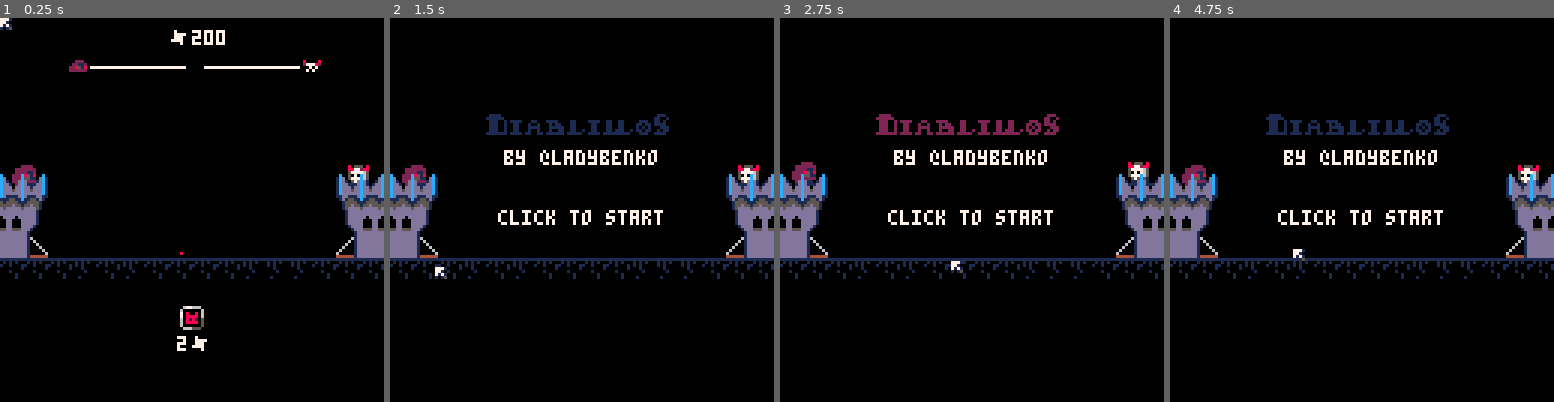
Above: before the commit, frames 1-4 (left to right).
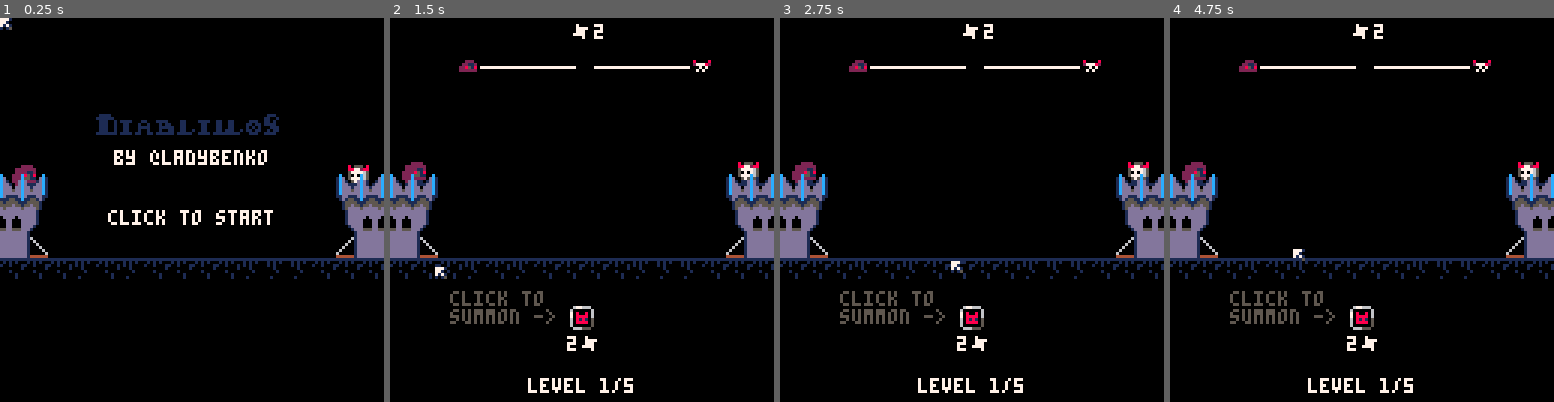
Above: after the commit, the same moments.

Repository: belen-albeza/ldjam-55
Game: PICO-8 cartridge ld55.p8
The game is run twice, just before and just after one commit, with the same random seed, the same clock (stepped at 60 frames per second) and the same inputs.
Inputs (mouse positions are in pixels of both pictures, inside the frame that each line leads up to):
- Up to frame 1 (0.25 s): no input
- Up to frame 2 (1.5 s): click (670, 121) at 0.67 s; tap O (Z key) at 0.7 s; click (436, 267) at 1.22 s
- Up to frame 3 (2.75 s): tap O (Z key) at 1.7, 2.1, 2.5 s; click (887, 114) at 1.77 s; click (952, 259) at 2.32 s
- Up to frame 4 (4.75 s): click (1404, 106) at 2.87 s; tap O (Z key) every 0.4 s from 2.9 to 4.5 s; click (1465, 256) at 3.42 s; click (1231, 102) at 3.97 s; click (1292, 248) at 4.52 s

The runs differ from the first frame. In frame 1, 3.7% of the frame differs, in the area x 17-84%, y 3-87%; in frame 2, 5.1%, in the area x 3-97%, y 1-98%; in frame 3, 4.8%; in frame 4, 5.1%.

Commit message:
add tutorial and multiple levels

Diff:
--- a/ld55.p8
+++ b/ld55.p8
@@ -6,16 +6,18 @@
 screen=nil
 
 function _init()
-	debug=true
+	debug=false
 	reset_game()
 
-	--init_start()
-	reset_level()
+	init_start()
+	--reset_level()
 end
 
 function reset_game()
 	poke(0x5f2d,0x3)
 	screen="start"
+	level=1
+	max_level=5
 
 	minions={}
 	towers={}
@@ -68,6 +70,8 @@
 	end
 end
 
+-- start screen
+
 function init_start()
 	towers={}
 	spawn_tower(0,100)
@@ -103,6 +107,17 @@
 	print(txt,text_center(txt,64),64,7)
 
 	draw_mouse()
+end
+
+-- level screen
+
+function next_level()
+	level+=1
+	if level<=max_level then
+		reset_level()
+	else
+		init_victory()
+	end
 end
 
 function draw_level()
@@ -120,13 +135,13 @@
 	foreach(bars,draw_bar)
 	foreach(buttons,draw_button)
 	draw_mouse()
+
+	if debug then
+		print(minion_spawn_ratio,0,0,7)
+	end
 end
 
 function update_level()
-	if debug and btnp(🅾️) then
-		init_victory()
-	end
-
 	t+=1
 
 	update_mouse()
@@ -151,37 +166,54 @@
 	screen="level"
 	souls=2
 	towers={}
+	minions={}
+	pickups={}
+
+	local baddie_life=level*20
+	if level<3 then
+		baddie_life=level*10
+	end
+
 	if debug then
 		souls=200
-	end
-
-	ally_t=spawn_tower(0,1)
-	baddie_t=spawn_tower(112,1)
+		baddie_life=level*10
+	end
+
+	ally_t=spawn_tower(0,100)
+	baddie_t=spawn_tower(112,baddie_life)
 
 	ally_bar=make_bar(22,16,32,1,ally_t.life,ally_t.life,83)
 	baddie_bar=make_bar(68,16,32,1,baddie_t.life,baddie_t.life,84,true)
 
 	buy_small_btn=make_button(60,96,17,on_small_click,"2✽")
 
-	spawn_minion(128,80,-1)
-
-	spawn_soul_pickup()
+	if level>1 then
+		spawn_soul_pickup()
+	end
+	if level>2 then
+	 spawn_minion(128,80,-1)
+	end
+
 end
 
 function maybe_spawn_baddie_minion()
-	if baddie_t.life==0 then
+	if level<=2 or baddie_t.life==0 then
 		return
 	end
 
 	if t%(minion_spawn_ratio)==0 then
-			minion_spawn_ratio=180+flr(rnd(30))
+			minion_spawn_ratio=(210-level*30)--+flr(rnd(30))
 			spawn_minion(128,80,-1)
 	end
 end
 
 function maybe_spawn_soul_pickup()
+	if level<2 then
+		return
+	end
+
 	if t%soul_spawn_ratio==0 then
-		if rnd(10)<=2 then
+		if rnd(100)<=10 then
 			return spawn_big_soul_pickup()
 		end
 
@@ -222,6 +254,10 @@
 	print("\^w\^t"..txt,text_center(txt,64,2),32,7)
 	txt="click to continue"
 	print(txt,text_center(txt),48)
+
+	txt="bwaha\nha ha!"
+	print(txt,1,34,blink())
+
 	draw_mouse()
 end
 
@@ -259,6 +295,9 @@
 	txt="click to continue"
 	print(txt,text_center(txt),48)
 	draw_mouse()
+
+	txt="bwaha\nha ha!"
+	print(txt,104,34,blink())
 end
 -->8
 -- minions
@@ -334,7 +373,7 @@
 	m.t+=1
 	m.flash=max(0,m.flash-1)
 
-	if ally_t.life<=0 or ally_t.life<=0 then
+	if ally_t.life<=0 or baddie_t.life<=0 then
 		return
 	end
 
@@ -634,7 +673,7 @@
 	if is_ally_tower(tw) then
 		init_gameover()
 	else
-		init_victory()
+		next_level()
 	end
 end
 
@@ -689,6 +728,13 @@
 
 	return src_x-(#txt*2*scale)
 end
+
+function blink()
+	local colors={5,5,5,5,5,5,5,5,5,5,5,6,6,7,7,6,6}
+	local i=t % #colors
+
+	return colors[i+1]
+end
 -->8
 -- ui
 
@@ -717,11 +763,28 @@
 
 function draw_hud()
 	draw_souls()
+
+	-- draw level label
+	local txt=("level "..level)..("/"..max_level)
+	print(txt,text_center(txt),120,7)
+
+	-- draw tutorial texts
+	if baddie_t.life<=0 then
+		return
+	end
+	if level<=2 and souls>=2 then
+		txt="click to\nsummon ->"
+		print(txt,20,91,blink())
+	end
+	if level==2 and souls<2 then
+		txt=" collect souls\nto summon again"
+		print(txt,text_center("to summon again"),32,blink())
+	end
 end
 
 function draw_souls()
 	local txt="✽"..souls
-	print(txt,text_center(txt,64),4,7)
+	print(txt,text_center(txt,64),2,7)
 end
 
 function draw_button(b)
